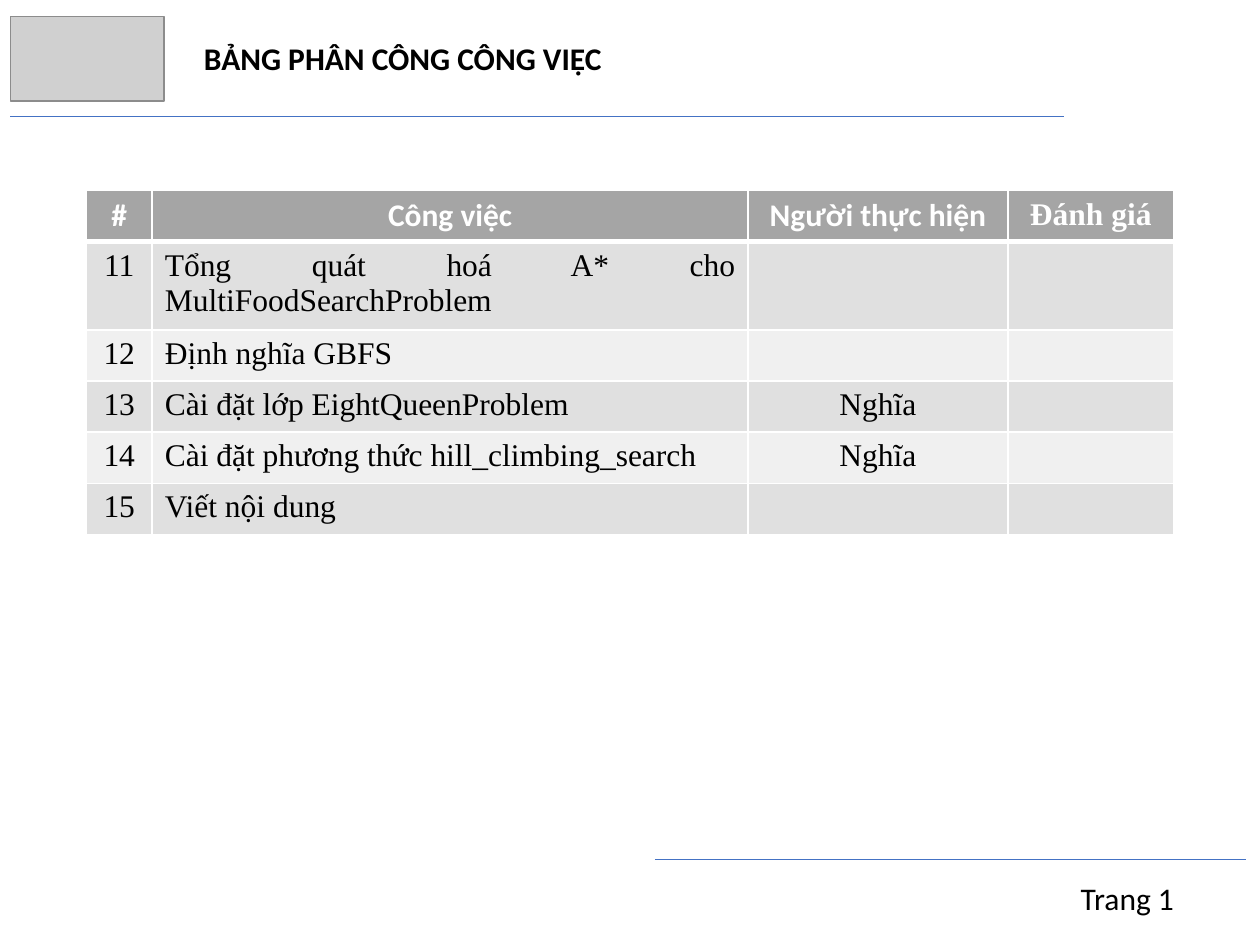
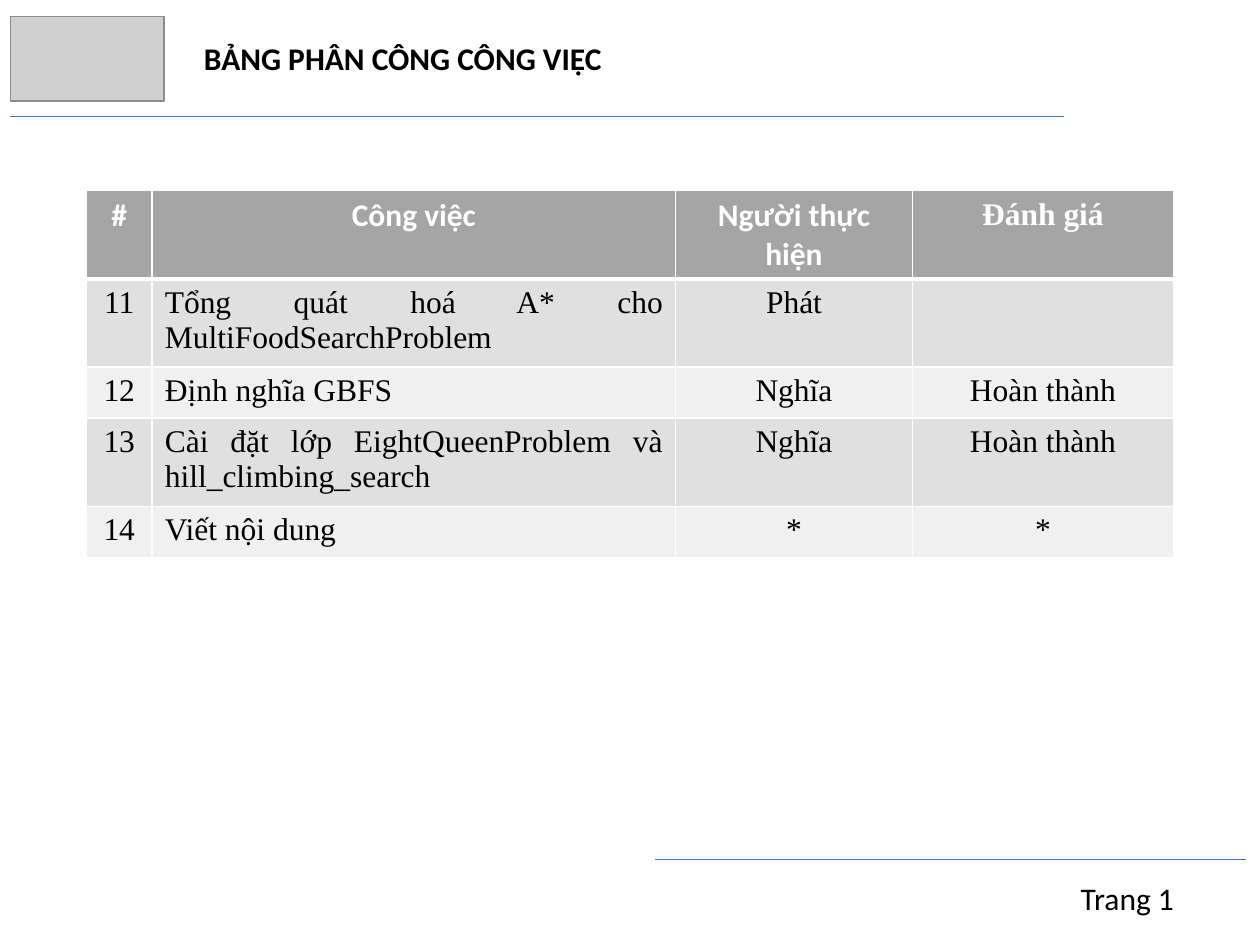
Before and after one commit to trngbro/AI, a slide deck: slide 3 of present/presentation.pptx. Drawn at 1260x945 pixels with LibreOffice and Linux fonts; fonts in the diff are those of the drawing; grey boxes stand for pictures. Boxes give left, top, right and bottom in pixels: in the first picture for what was removed or moved away, otherwise in the second. Text is boxed around its words. In the diff, an @@ line names an element or a change of style, - is before the commit and + after.

```diff
--- a/present/presentation.pptx
+++ b/present/presentation.pptx
@@ table at (86, 190, 1172, 557) @@
-row 2: 11 | Tổng quát hoá A* cho MultiFoodSearchProblem |  | 
-row 3: 12 | Định nghĩa GBFS |  | 
-row 4: 13 | Cài đặt lớp EightQueenProblem | Nghĩa | 
-row 5: 14 | Cài đặt phương thức hill_climbing_search | Nghĩa | 
-row 6: 15 | Viết nội dung |  | 
+row 2: 11 | Tổng quát hoá A* cho MultiFoodSearchProblem | Phát | 
+row 3: 12 | Định nghĩa GBFS | Nghĩa | Hoàn thành
+row 4: 13 | Cài đặt lớp EightQueenProblem và hill_climbing_search | Nghĩa | Hoàn thành
+row 5: 14 | Viết nội dung | * | *
```
Also in this commit, not shown: 11 other slides changed, 1 slide added, 1 other file.
